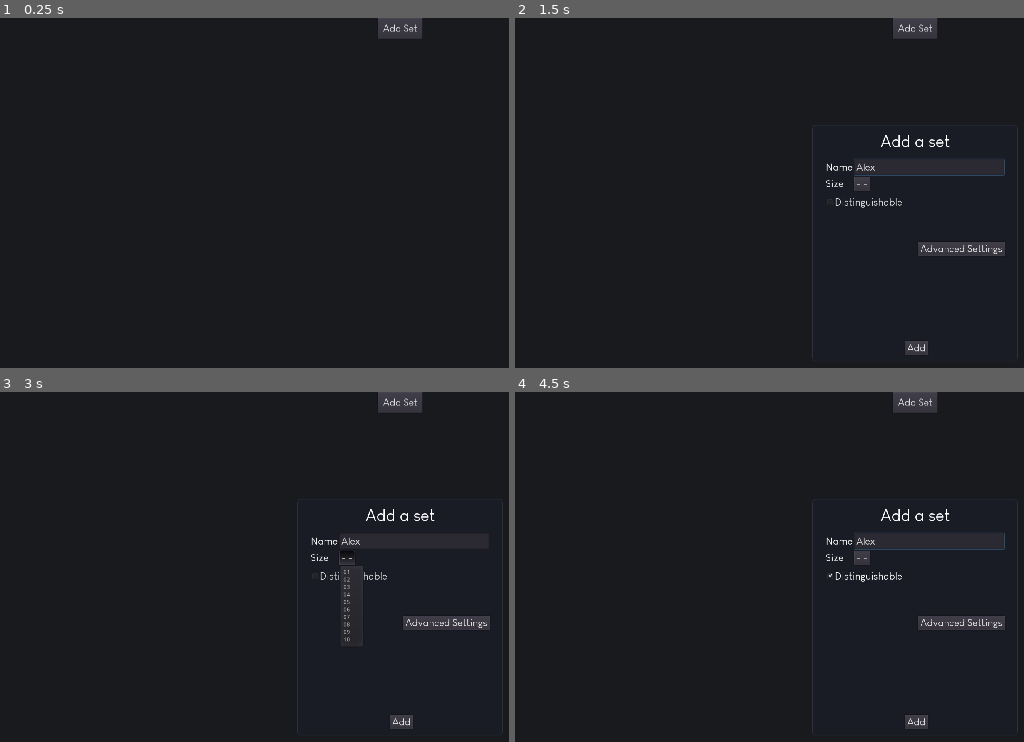
Above: before the commit, frames 1-4 (two rows, left to right).
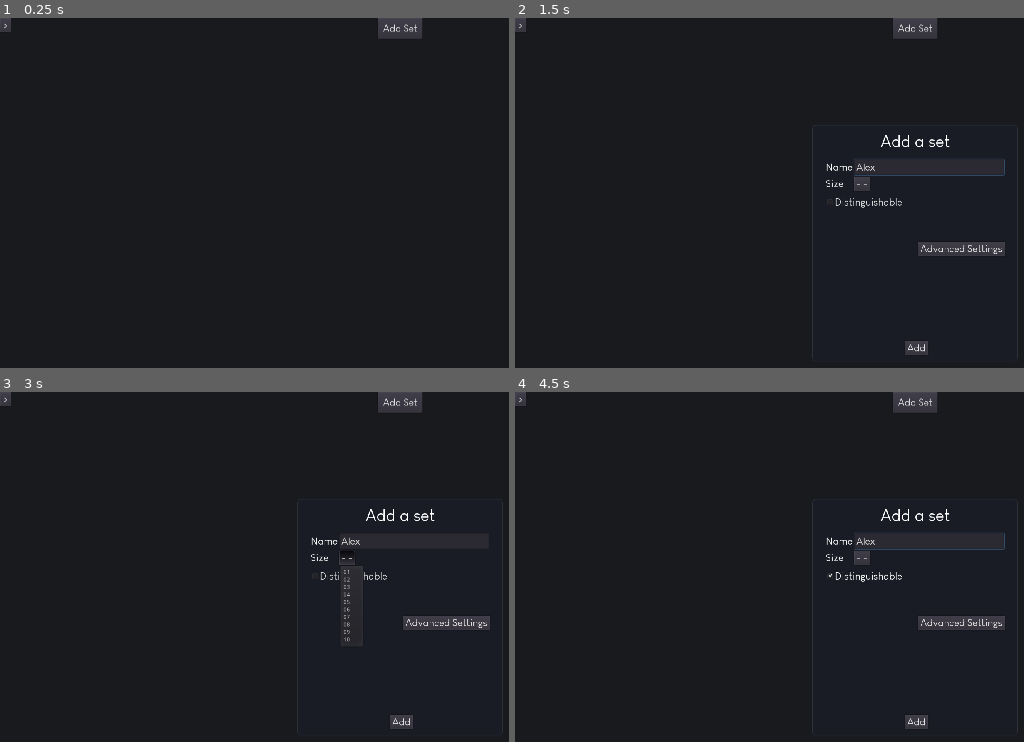
Above: after the commit, the same moments.

Repository: Mickaly13X/wv_project
Game: Godot game, scene res://Scenes/Main.tscn
Two runs of this game, one before a commit and one after it. Both use one fixed random seed, a clock stepped at 60 frames per second and the inputs below.
Inputs (mouse positions are in pixels of both pictures, inside the frame that each line leads up to):
- Up to frame 1 (0.25 s): no input
- Up to frame 2 (1.5 s): click "Add Set" at 0.5 s; click (927, 168) at 1.27 s; type "Alex" at 1.35 s
- Up to frame 3 (3 s): click (5, 399) at 2 s, where only the run after the commit has a clickable ">"; click "- -" at 2.75 s
- Up to frame 4 (4.5 s): click "Distinguishable" at 3.5 s; click "Add" at 4.25 s

The runs differ from the first frame. In frame 1, less than 0.1% of the frame differs, in the area x 0-3%, y 0-4%; in frame 2, less than 0.1%; in frame 3, less than 0.1%; in frame 4, less than 0.1%.

Commit message:
📦 NEW: CoLa Panel functionality

Diff:
--- a/Visualizer/Scenes/Main.tscn
+++ b/Visualizer/Scenes/Main.tscn
@@ -1,9 +1,12 @@
-[gd_scene load_steps=6 format=2]
+[gd_scene load_steps=7 format=2]
 
 [ext_resource path="res://Scripts/main.gd" type="Script" id=1]
 [ext_resource path="res://Scenes/Set.tscn" type="PackedScene" id=2]
 [ext_resource path="res://Scenes/Popup_AddSet.tscn" type="PackedScene" id=3]
 [ext_resource path="res://Fonts/font medium.tres" type="DynamicFont" id=4]
+
+[sub_resource type="StyleBoxFlat" id=3]
+bg_color = Color( 0.054902, 0.054902, 0.0588235, 1 )
 
 [sub_resource type="StyleBoxFlat" id=2]
 bg_color = Color( 0.0980392, 0.105882, 0.121569, 1 )
@@ -16,7 +19,15 @@
 "_edit_use_anchors_": false
 }
 
-[node name="HSplitContainer" type="HSplitContainer" parent="."]
+[node name="Canvas" type="ColorRect" parent="."]
+anchor_right = 1.0
+anchor_bottom = 1.0
+color = Color( 0, 0, 0, 1 )
+__meta__ = {
+"_edit_use_anchors_": false
+}
+
+[node name="HSplit" type="HSplitContainer" parent="."]
 anchor_right = 1.0
 anchor_bottom = 1.0
 dragger_visibility = 2
@@ -24,31 +35,26 @@
 "_edit_use_anchors_": false
 }
 
-[node name="ColaPanel" type="Panel" parent="HSplitContainer"]
+[node name="Pn_Cola" type="Panel" parent="HSplit"]
+visible = false
+margin_right = 320.0
 margin_bottom = 1080.0
+rect_min_size = Vector2( 320, 1080 )
+custom_styles/panel = SubResource( 3 )
 __meta__ = {
 "_edit_use_anchors_": false
 }
 
-[node name="Panel" type="Panel" parent="HSplitContainer"]
+[node name="Pn_Main" type="Panel" parent="HSplit"]
 margin_right = 1920.0
 margin_bottom = 1080.0
 rect_min_size = Vector2( 1024, 600 )
 custom_styles/panel = SubResource( 2 )
 __meta__ = {
-"_edit_lock_": true,
 "_edit_use_anchors_": false
 }
 
-[node name="SetN" parent="." instance=ExtResource( 2 )]
-visible = false
-position = Vector2( 260.92, 297.888 )
-
-[node name="SetX" parent="." instance=ExtResource( 2 )]
-visible = false
-position = Vector2( 641.002, 191.564 )
-
-[node name="B_AddSet" type="Button" parent="."]
+[node name="B_AddSet" type="Button" parent="HSplit/Pn_Main"]
 anchor_left = 0.5
 anchor_right = 0.5
 margin_left = -53.5
@@ -64,8 +70,26 @@
 "_edit_use_anchors_": false
 }
 
+[node name="B_Cola" type="Button" parent="HSplit/Pn_Main"]
+margin_right = 27.0
+margin_bottom = 34.0
+custom_fonts/font = ExtResource( 4 )
+text = ">"
+__meta__ = {
+"_edit_use_anchors_": false
+}
+
+[node name="SetN" parent="." instance=ExtResource( 2 )]
+visible = false
+position = Vector2( 260.92, 297.888 )
+
+[node name="SetX" parent="." instance=ExtResource( 2 )]
+visible = false
+position = Vector2( 641.002, 191.564 )
+
 [node name="Sets" type="Node2D" parent="."]
 
 [node name="AddSet" parent="." instance=ExtResource( 3 )]
 popup_exclusive = true
-[connection signal="button_up" from="B_AddSet" to="." method="_on_B_AddSet_button_up"]
+[connection signal="button_up" from="HSplit/Pn_Main/B_AddSet" to="." method="_on_B_AddSet_button_up"]
+[connection signal="button_up" from="HSplit/Pn_Main/B_Cola" to="." method="_on_B_Cola_button_up"]
--- a/Visualizer/Scripts/Main.gd
+++ b/Visualizer/Scripts/Main.gd
@@ -202,3 +202,15 @@
 func _on_B_AddSet_button_up():
 
 	$AddSet.popup()
+
+
+
+func _on_B_Cola_button_up():
+	if $HSplit/Pn_Main/B_Cola.text == ">":
+		$HSplit.dragger_visibility = SplitContainer.DRAGGER_VISIBLE
+		$HSplit/Pn_Cola.show()
+		$HSplit/Pn_Main/B_Cola.text = "<"
+	else:
+		$HSplit.dragger_visibility = SplitContainer.DRAGGER_HIDDEN_COLLAPSED
+		$HSplit/Pn_Cola.hide()
+		$HSplit/Pn_Main/B_Cola.text = ">"
